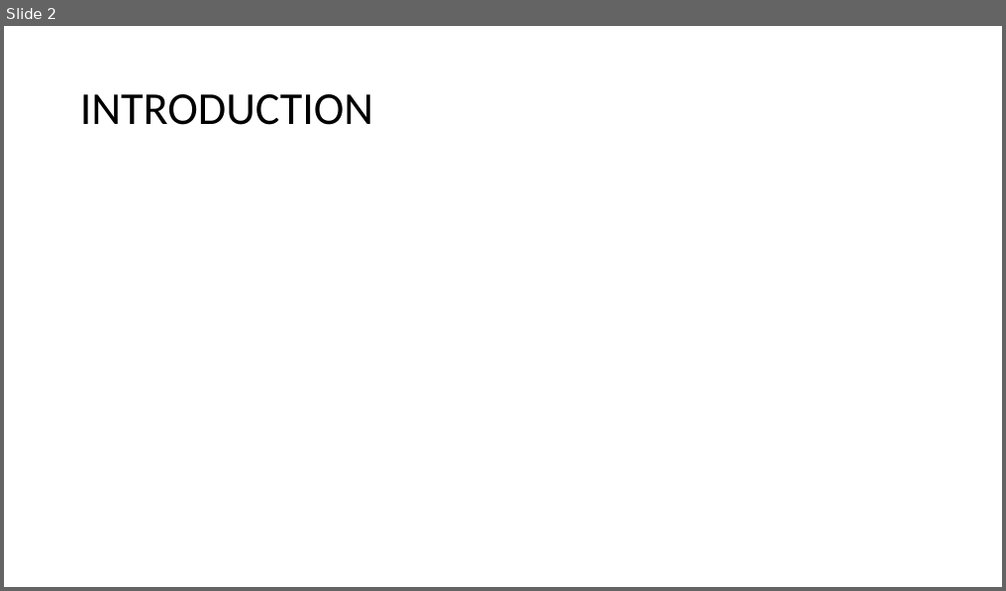
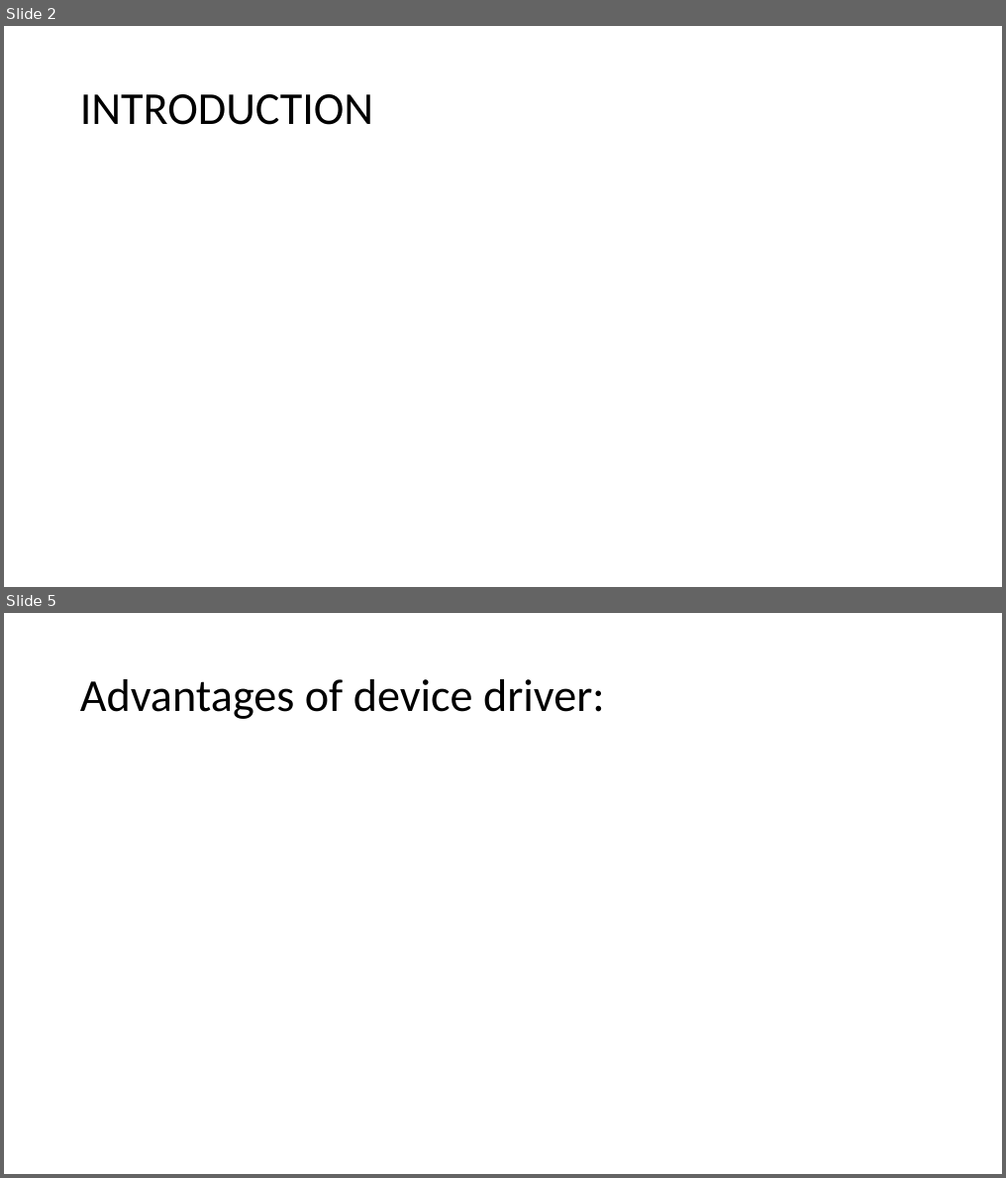
Before and after one commit to nihadjifri/Linux-device-drivers, a slide deck: ldd.pptx. Shown one above the other, each under a label of ours: slide 2 before the commit, slides 2 and 5 after it; the slides between them are not shown. The pictures are 1006x591 and 1006x1178 pixels, drawn with LibreOffice and Linux fonts; fonts in the diff are those of the drawing. Boxes give left, top, right and bottom in pixels: in the first picture for what was removed or moved away, otherwise in the second. Text is boxed around its words. In the diff, an @@ line names an element or a change of style, - is before the commit and + after.

```diff
--- a/ldd.pptx
+++ b/ldd.pptx
@@ slide 5 added at <box>4,613,1002,1174</box>, background #FFFFFF @@
@@ title added at <box>80,679,605,719</box>, 44 pt, text #000000 @@
+Advantages of device driver:
```
Also in this commit, not shown: 15 other slides added.
